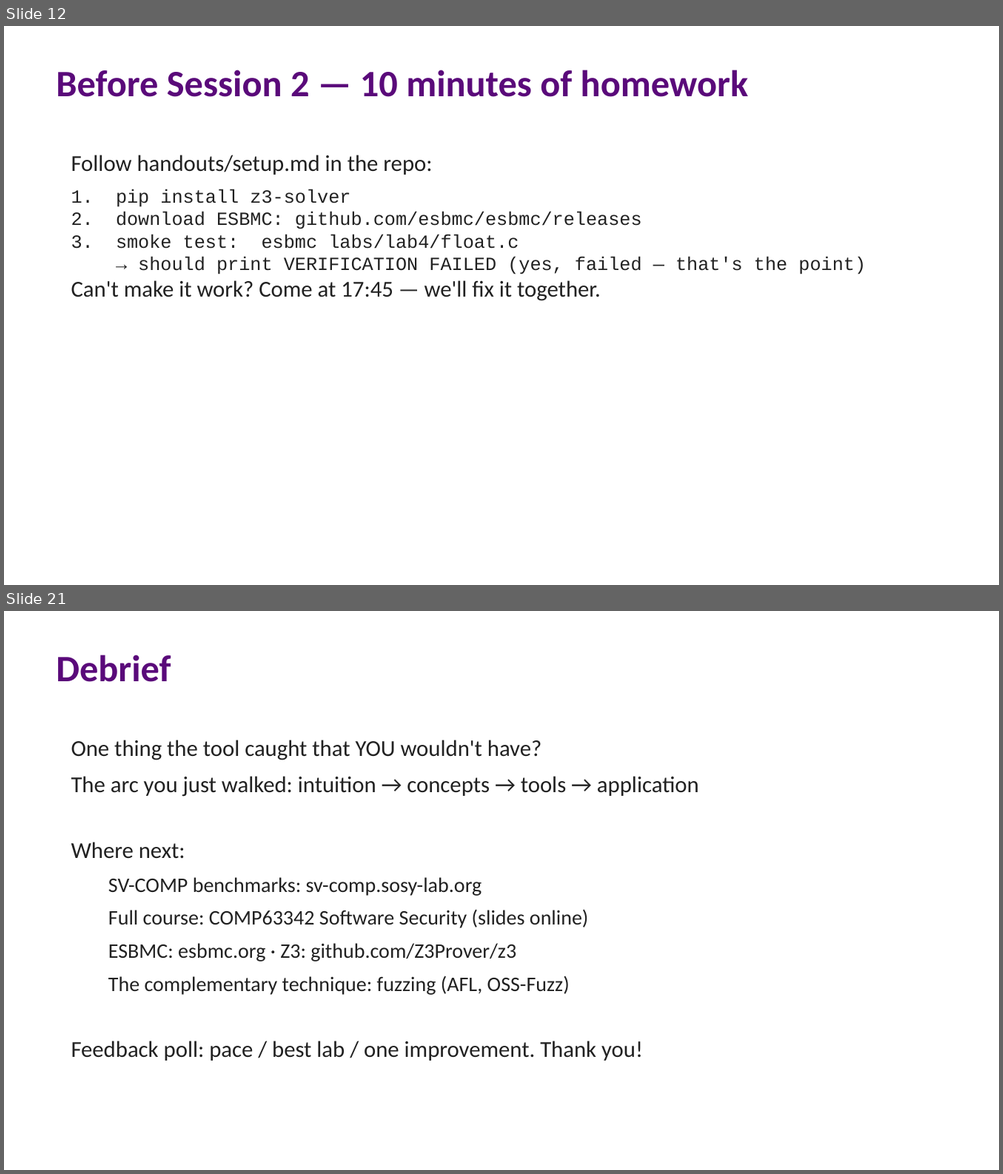
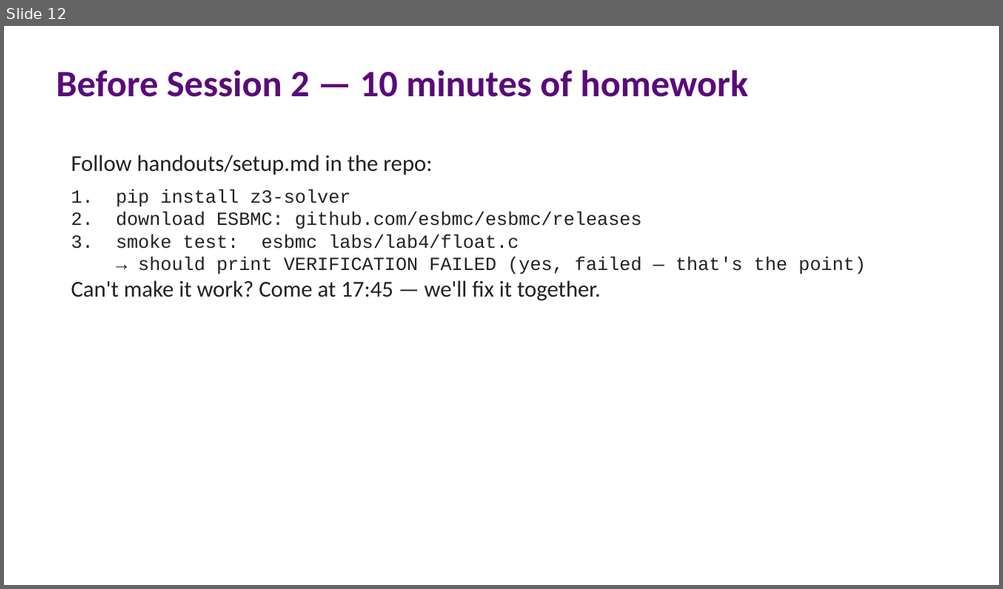
Before and after one commit to lucasccordeiro/unifei, a slide deck: slides/workshop-extras.pptx. Shown one above the other, each under a label of ours: slides 12 and 21 before the commit, slide 12 after it; the slides between them are not shown. The pictures are 1003x1174 and 1003x589 pixels, drawn with LibreOffice and Linux fonts; fonts in the diff are those of the drawing. Boxes give left, top, right and bottom in pixels: in the first picture for what was removed or moved away, otherwise in the second. Text is boxed around its words. In the diff, an @@ line names an element or a change of style, - is before the commit and + after.

```diff
--- a/slides/workshop-extras.pptx
+++ b/slides/workshop-extras.pptx
@@ slide 21 removed at <box>4,611,999,1170</box>, background #FFFFFF @@
@@ text removed at <box>56,655,170,682</box> @@
-Debrief
@@ text removed at <box>71,740,699,1061</box> @@
-One thing the tool caught that YOU wouldn't have?
-The arc you just walked: intuition → concepts → tools → application
-Where next:
-  SV-COMP benchmarks: sv-comp.sosy-lab.org
-  Full course: COMP63342 Software Security (slides online)
-  ESBMC: esbmc.org · Z3: github.com/Z3Prover/z3
-  The complementary technique: fuzzing (AFL, OSS-Fuzz)
-Feedback poll: pace / best lab / one improvement. Thank you!
```
Also in this commit, not shown: 8 other slides removed, 9 other files.
